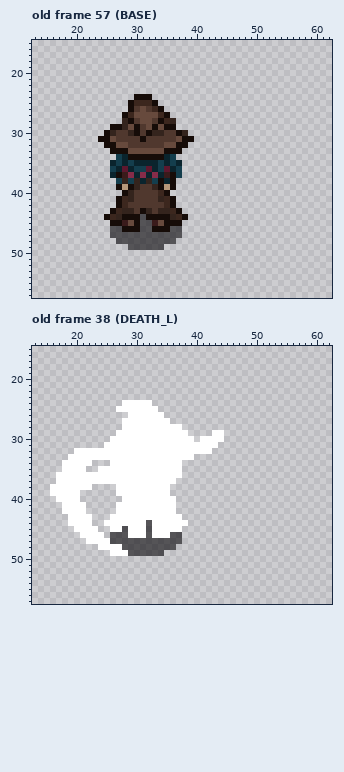
Edited in one commit: pixel-art file (Assets/Sprites/Player/Player.ase). Above, as it was before the edit.
64x64 pixels, 80 frames. Colours within 5 levels of each other are drawn and written as one. Shown: old frame 57 (BASE): x 13..62, y 15..57; old frame 38 (DEATH_L): x 13..62, y 15..57. The commit also changed other frames, which this record leaves out.
And afterwards:
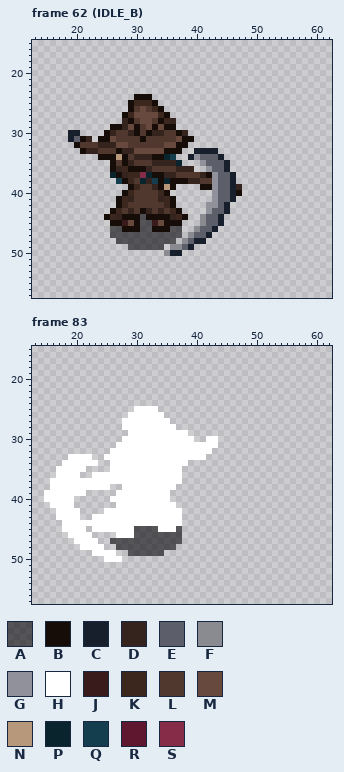
Palette (. is transparent): A #01000396  B #160c08  C #161f2b  D #34241d  E #5c5f69  F #898b91  G #91919b  H #ffffff  J #3a1b1b  K #3c271e  L #50382e  M #674a3d  N #b7987a  P #0a242d  Q #143e4d  R #5e172e  S #862c49
A new or re-ordered frame is compared with the old frame closest to it.
Change:
frames 80 -> 98
Frame 62 (IDLE_B) is new; against old frame 57 (BASE), layers "VFX", "Weapon_Front", "Cloak":
y 30: x 19..20 .. -> CC
y 31: x 19..22 .... -> CEBD
y 32: x 20..26 .....BB -> BLLLDDD
y 33: x 21..26 .....B -> BDDLLL; x 28..29 BM -> DD; x 40..43 .... -> CCCC
y 34: x 24..32 ...QPBBBB -> BBBNBLDDD; x 39..44 ...... -> CGEEEC
y 35: x 26..36 PQPQPPPPQPQ -> BLBDLLLDDDD; x 41..45 ..... -> GEEEC
y 36: x 26..39 QPRPQQRPQRPQ.. -> BDKBBBDLLLLDDD; x 42..45 .... -> GEEC
y 37: x 28..30 JSP -> DKK; x 33..46 SPJBQ......... -> BBDDLLLLDBGEEC
y 38: x 28..30 DQD -> BKL; x 37..46 .......... -> BBDDLLGEEC
y 39: x 27..28 BN -> ..; x 30 D -> K; x 41..47 ....... -> BBGEECD
y 40: x 29 D -> K; x 43..47 ..... -> GEECB
y 41: x 43..46 .... -> GEEC
y 42: x 42..45 .... -> GGEC
y 43: x 28 D -> L; x 35 D -> L; x 42..45 .... -> GEEC
y 44..45: x 41..44 .... -> FEEC
y 46: x 40..43 .... -> FEEC
y 47: x 39..42 .... -> FEEC
y 48: x 38..41 .... -> FECC
y 49: x 36..39 .... -> FFEC
y 50: x 35..37 ... -> FCC
Frame 83 is new; against old frame 38 (DEATH_L):
y 24: x 28..32 HHHHH -> .....
y 25: x 27..29 HHH -> ...
y 28: x 37 H -> .
y 29: x 27..28 HH -> ..; x 43..44 HH -> ..
y 30: x 26..27 HH -> ..; x 41 H -> .; x 44 H -> .
y 31: x 25..26 HH -> ..
y 32: x 20..25 HHHHHH -> ......
y 33: x 23..24 HH -> ..; x 40..41 .. -> HH
y 34: x 23 . -> H; x 38 . -> H
y 35: x 17 . -> H; x 24..25 HH -> ..
y 36: x 21..22 HH -> ..
y 37: x 16 . -> H; x 37 . -> H
y 38: x 23..25 ... -> HHH; x 27 H -> .; x 36 . -> H
y 39: x 15 . -> H; x 21 . -> H
y 40: x 15..16 .. -> HH; x 20 H -> .; x 26..27 .. -> HH; x 36 H -> .
y 41: x 16..17 .. -> HH; x 20..21 HH -> ..
y 42: x 17 . -> H; x 21 H -> .; x 25..26 .. -> HH; x 37 . -> H
y 43: x 17..18 .. -> HH; x 21..25 HH... -> ..HHH
y 44: x 18 . -> H; x 23..24 .. -> HH; x 32 A -> H; x 38 H -> .
y 45: x 18..19 .. -> HH; x 22 H -> .; x 24..25 .. -> HH; x 28 A -> H; x 30..31 HH -> AA; x 33 H -> A; x 37 H -> A
y 46: x 19..20 .. -> HH; x 23..24 HH -> ..; x 26..28 AAA -> .HH; x 30..31 HH -> AA; x 33..35 HHH -> AAA
y 47: x 20..21 .. -> HH; x 24..25 HH -> ..
y 48: x 21..23 ... -> HHH; x 25..27 HHH -> ..A
y 49: x 23..25 ... -> HHH; x 27..28 HH -> ..
y 50: x 25..27 ... -> HHH
Boxes around the changes in both pictures, in picture pixels (x1, y1, x2, y2):
changed: (68, 130, 242, 256)
changed: (44, 400, 224, 562)
